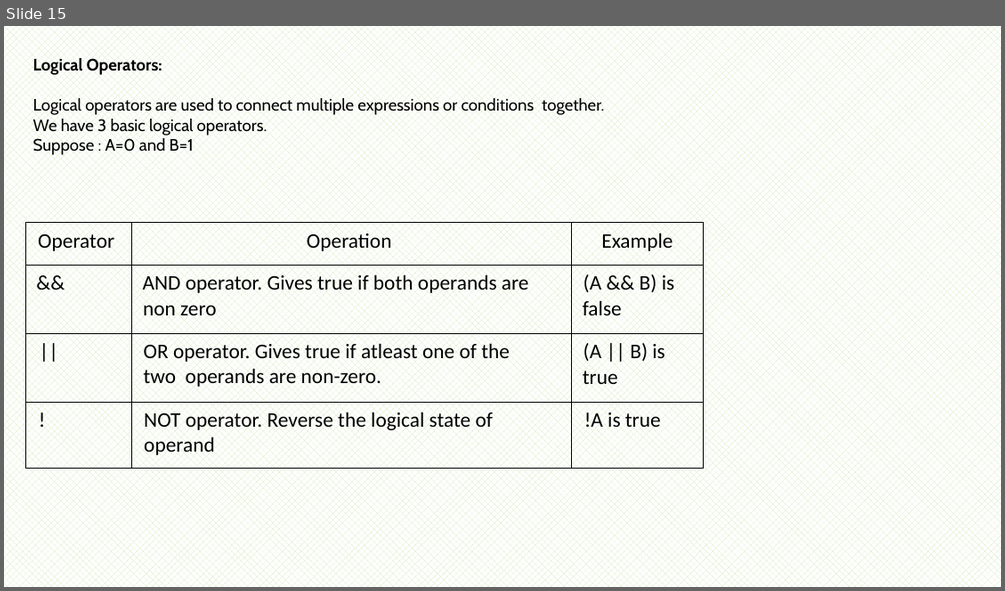
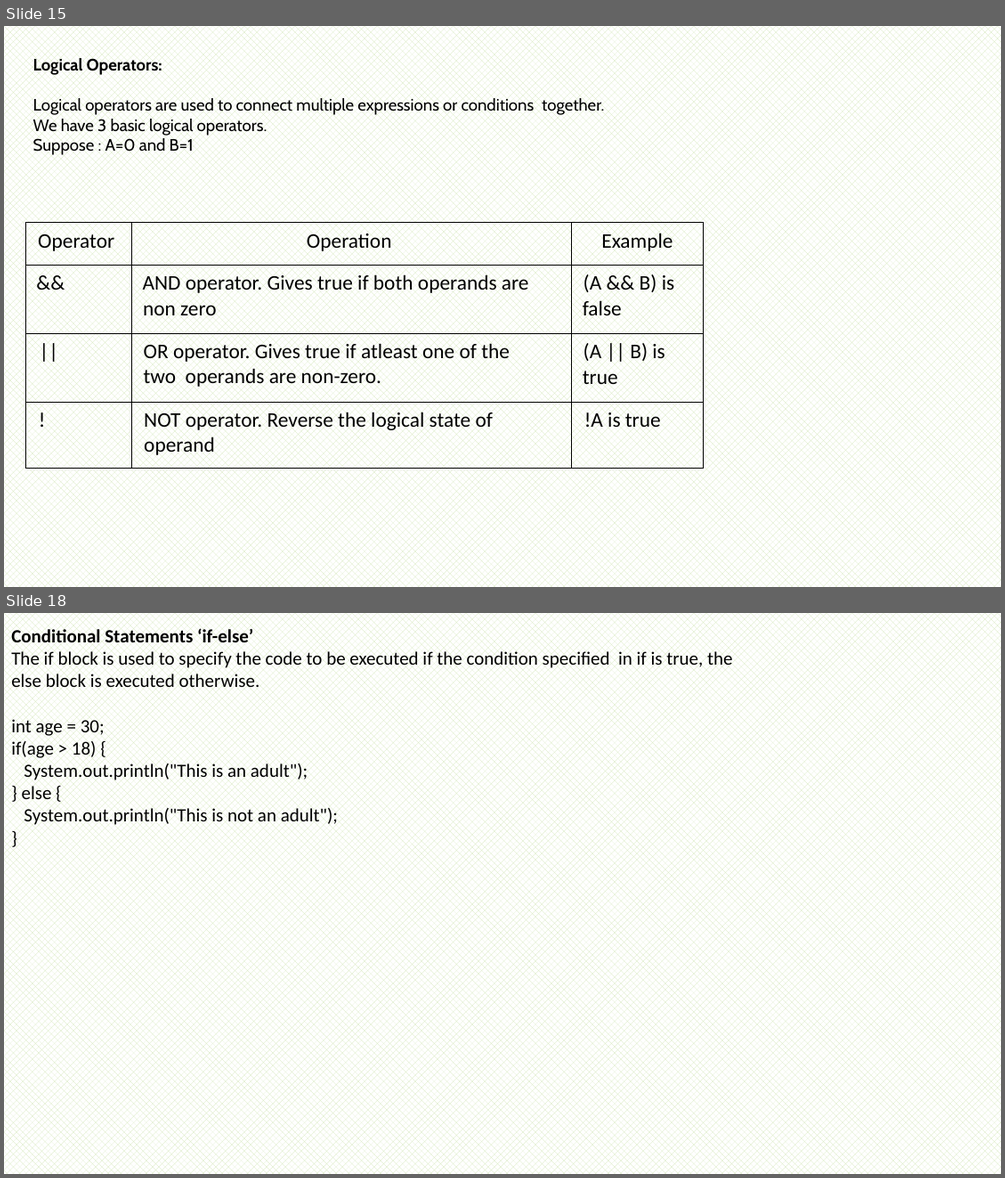
Before and after one commit to Syed00711/java_files, a slide deck: Java_basic_microcare.pptx. Shown one above the other, each under a label of ours: slide 15 before the commit, slides 15 and 18 after it; the slides between them are not shown. The pictures are 1005x591 and 1005x1178 pixels, drawn with LibreOffice and Linux fonts; fonts in the diff are those of the drawing. Boxes give left, top, right and bottom in pixels: in the first picture for what was removed or moved away, otherwise in the second. Text is boxed around its words. In the diff, an @@ line names an element or a change of style, - is before the commit and + after.

```diff
--- a/Java_basic_microcare.pptx
+++ b/Java_basic_microcare.pptx
@@ slide 18 added at (4,613,1001,1174), background pattern #D1E6B5 on #FFFFFF @@
@@ text added at (11,628,732,825), 18 pt, text #000000 @@
+Conditional Statements ‘if-else’
+The if block is used to specify the code to be executed if the condition specified in if is true, the else block is executed otherwise.
+int age = 30;
+if(age > 18) {
+System.out.println("This is an adult");
+} else {
+System.out.println("This is not an adult");
+}
```
Also in this commit, not shown: 9 other slides added.
